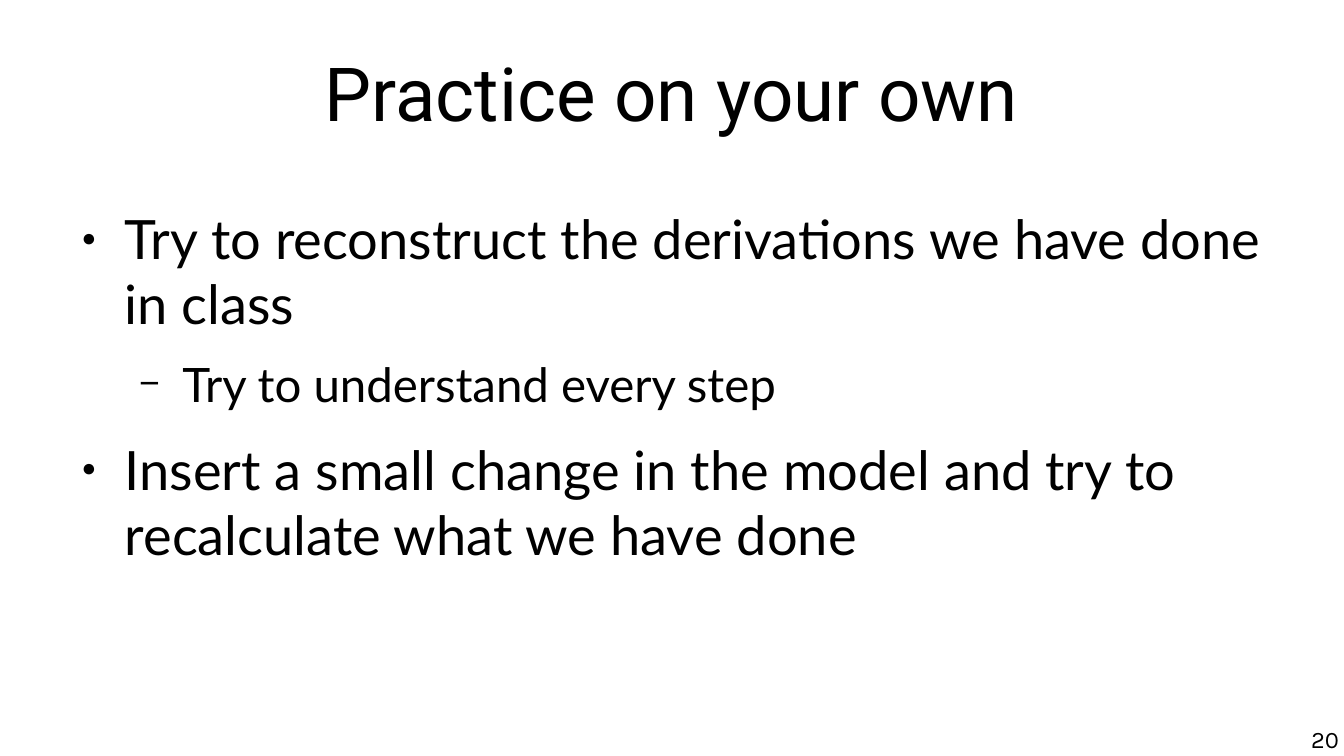
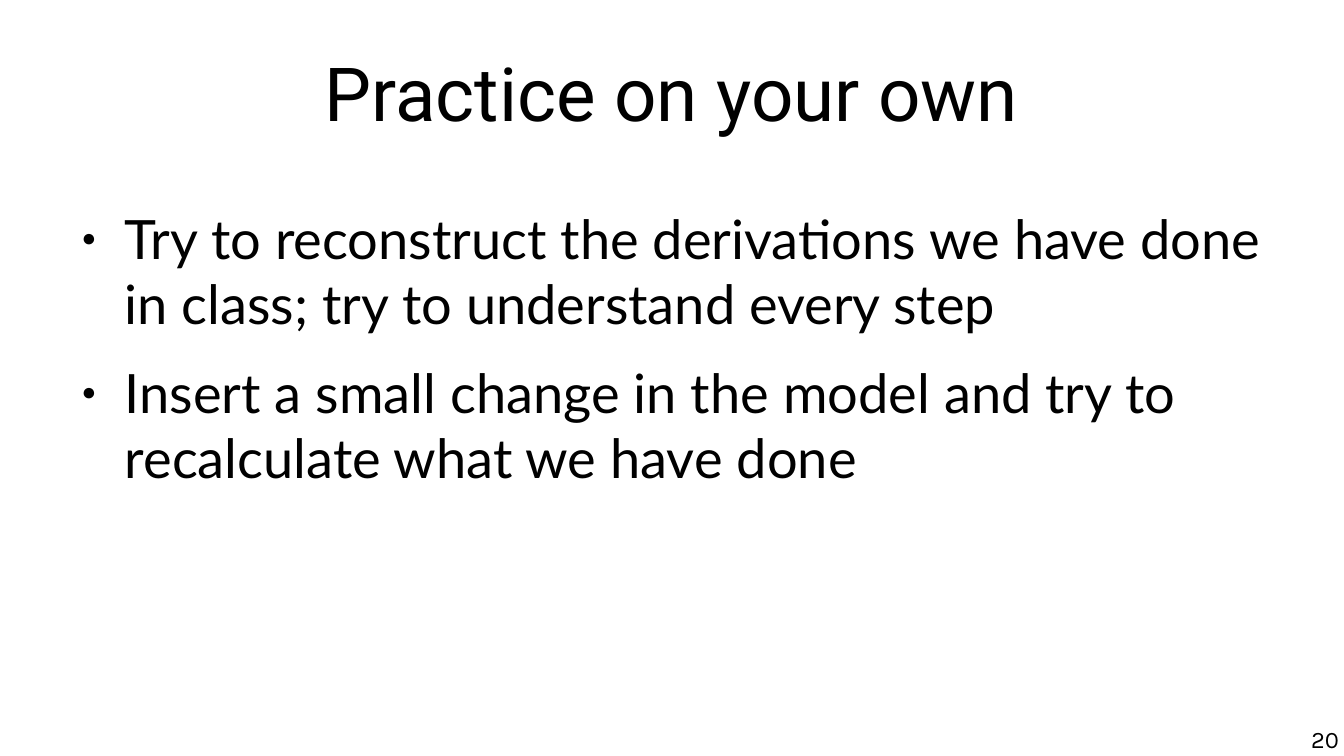
Before and after one commit to chatox/networks-science-course, a slide deck: slide 20 of theory/odp/tt17-preferential_attachment_degree.odp. Drawn at 1344x756 pixels with LibreOffice and Linux fonts; fonts in the diff are those of the drawing. Boxes give left, top, right and bottom in pixels: in the first picture for what was removed or moved away, otherwise in the second. Text is boxed around its words. In the diff, an @@ line names an element or a change of style, - is before the commit and + after.

```diff
--- a/theory/odp/tt17-preferential_attachment_degree.odp
+++ b/theory/odp/tt17-preferential_attachment_degree.odp
@@ text at <box>125,219,1260,334</box>: text changed @@
-● Try to reconstruct the derivations we have done in class
-  − Try to understand every step
+● Try to reconstruct the derivations we have done in class; try to understand every step
```
Also in this commit, not shown: 5 other slides changed, 7 other files.
